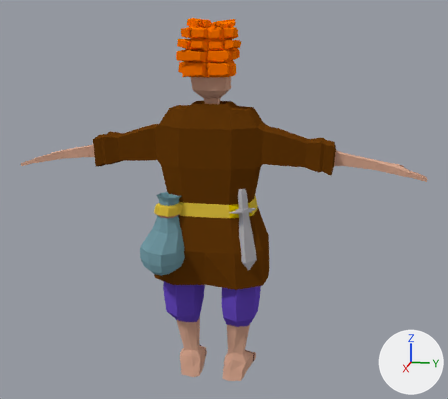
Renders of the Blender file creatures/lydell.blend from each side of a commit.
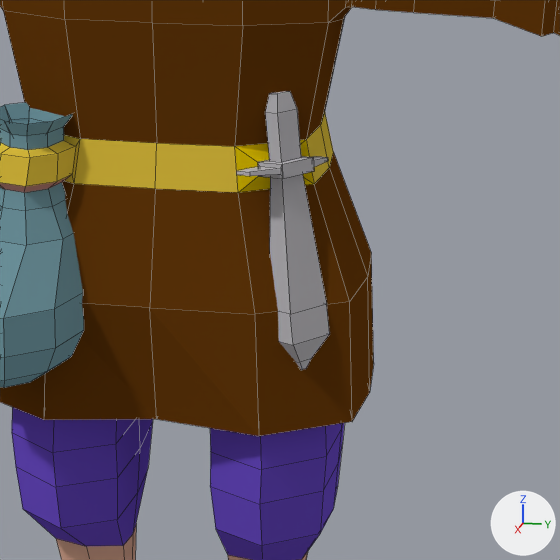
Each version appears first whole from a 50 mm lens placed at (8.77, 2.72, 1.53), pointed at (-0.43, 0.88, -0.77), and next in a close-up on the part from 36% to 72% of the width and 41% to 82% of the height. Lighting does not change. The marker at lower right points along +X, +Y and +Z. The close-ups show mesh edges as thin lines.
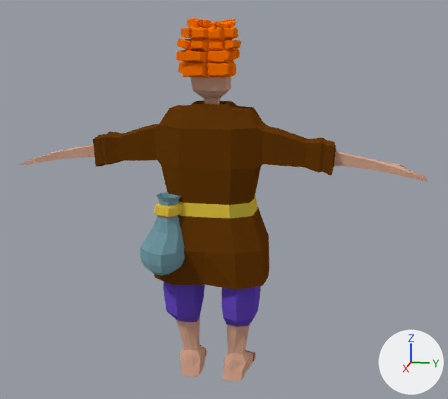
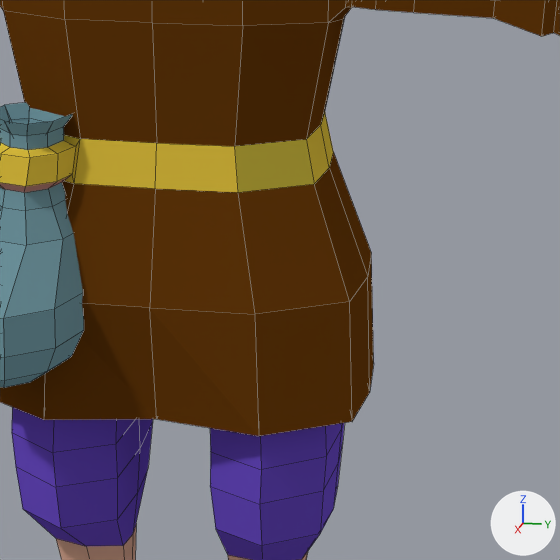
Edits to the scene script, one JSON object a line:
```json
{"block": "me_cube", "where": "# used by ob_cube; location = (-0.533, 0.675, -0.144); scale = (0.491, 0.944, 1.21)"}
{"op": "remove", "block": "me_cube", "code": "me_cube.from_pydata(...)  # 1324 vertices, 1275 faces; spans x -1.36..2.11, y -3.39..3.39, z -3.06..1.73"}
{"op": "add", "block": "me_cube", "code": "me_cube.from_pydata(...)  # 1264 vertices, 1215 faces; spans x -1.36..2.11, y -3.39..3.39, z -3.06..1.73"}
{"block": "me_cube", "change": "me_cube part 1"}
{"block": "me_cube", "change": "60 vertices are removed from x 0.48..1.34, y 0.4..0.82, z -1.33..-0.31"}
{"block": "me_cube", "change": "61 faces are deleted"}
{"block": "me_cube", "change": "1 new face joins them"}
```

What differs and where, as boxes [x1, y1, x2, y2] in the close-ups (560 x 560 px):
```json
{"part": 1, "of": "me_cube", "change": "cut back", "before": [235, 91, 330, 370], "after": [235, 140, 314, 192]}
```
